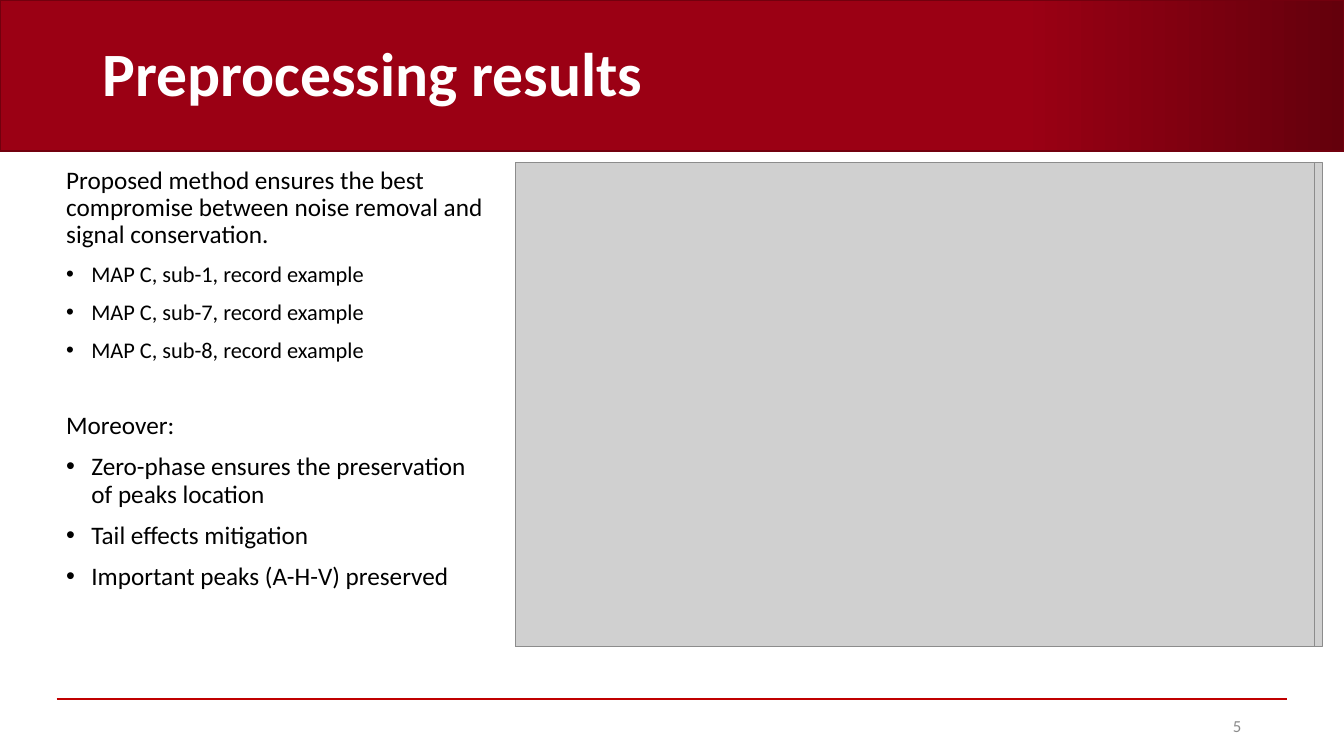
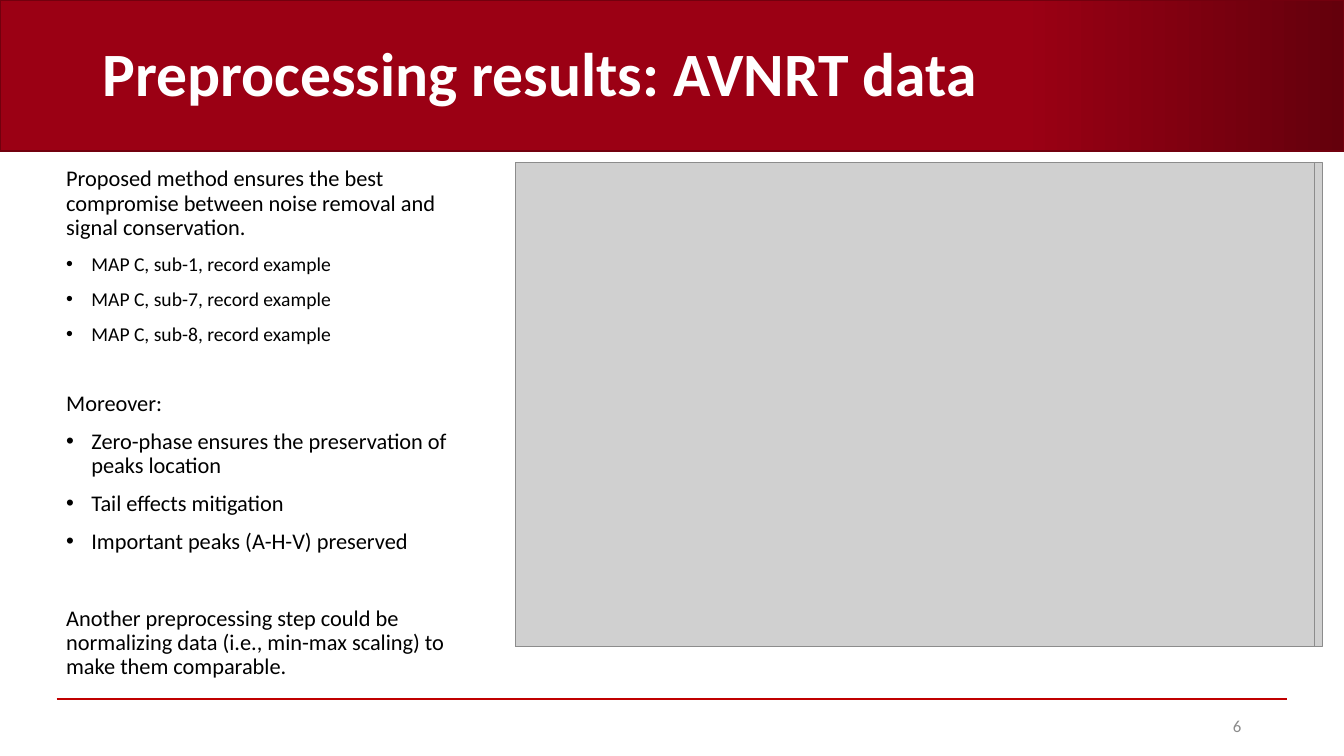
Before and after one commit to AndreaCorrado00/Tesi_magistrale_Corrado_Andrea, a slide deck: slide 6 of Documentation/4. Recap filters-spectrum-alignment .pptx (slide 5 before the commit). Drawn at 1344x756 pixels with LibreOffice and Linux fonts; fonts in the diff are those of the drawing; grey boxes stand for pictures; background and template pictures are left out. Boxes give left, top, right and bottom in pixels: in the first picture for what was removed or moved away, otherwise in the second. Text is boxed around its words. In the diff, an @@ line names an element or a change of style, - is before the commit and + after.

```diff
--- a/Documentation/4. Recap filters-spectrum-alignment .pptx
+++ b/Documentation/4. Recap filters-spectrum-alignment .pptx
@@ title at box(102, 52, 977, 107): text changed @@
-Preprocessing results
+Preprocessing results: AVNRT data
@@ text at box(66, 170, 447, 553): size 18 to 16 pt in "Proposed method ensures the best compromise between ...", "Moreover:", "Zero-phase ensures the preservation of peaks location", "Tail effects mitigation" and 1 more places; size 16 to 14 pt in "MAP C, sub-1, record example", "MAP C, sub-7, record example", "MAP C, sub-8, record example" @@
@@ text at box(66, 610, 444, 678): paragraph added @@
+Another preprocessing step could be normalizing data (i.e., min-max scaling) to make them comparable.
@@ page number at box(1233, 721, 1241, 732): text changed @@
-5
+6
```
Also in this commit, not shown: 2 other slides changed, 5 slides added, 8 slides removed, 7 other files.
